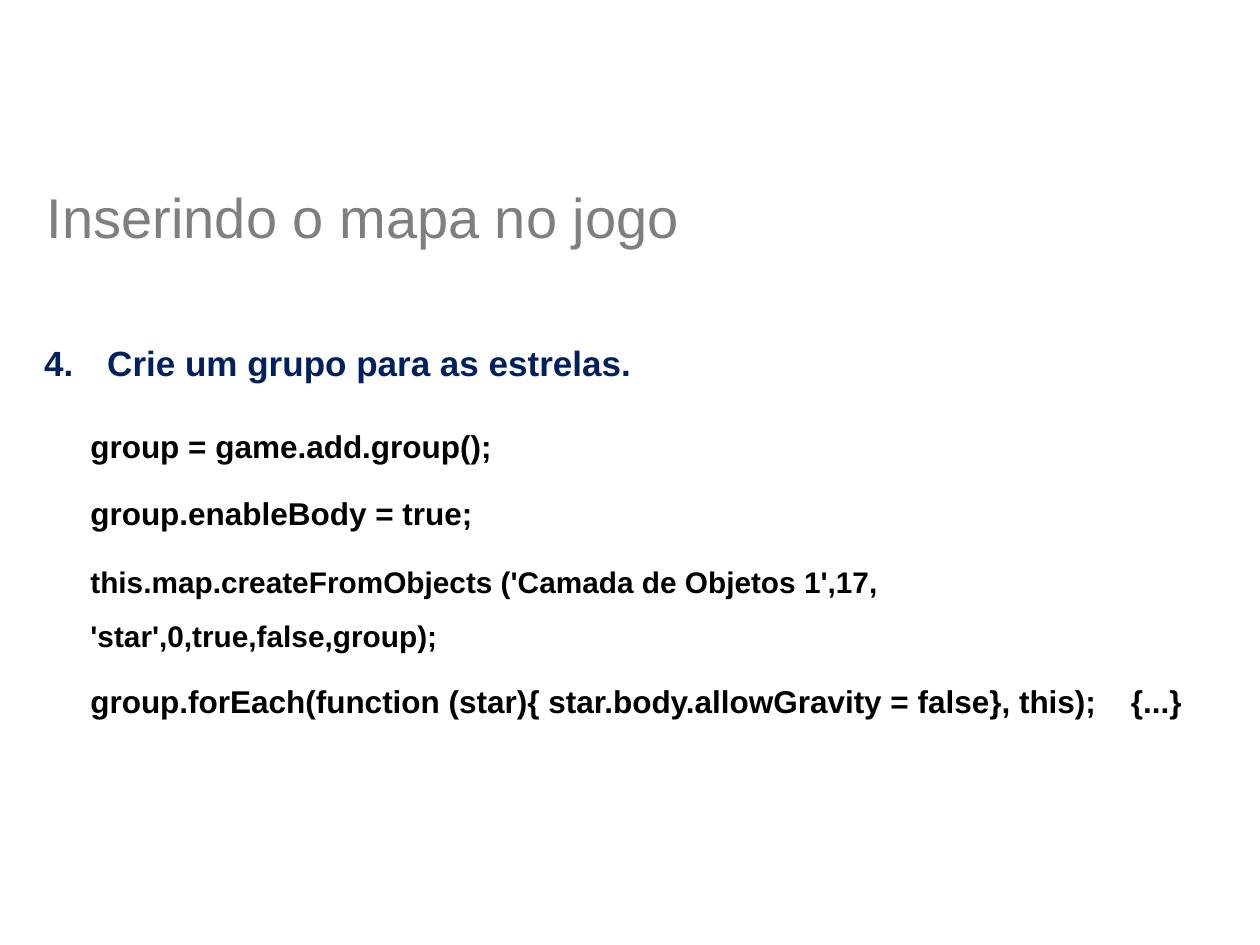
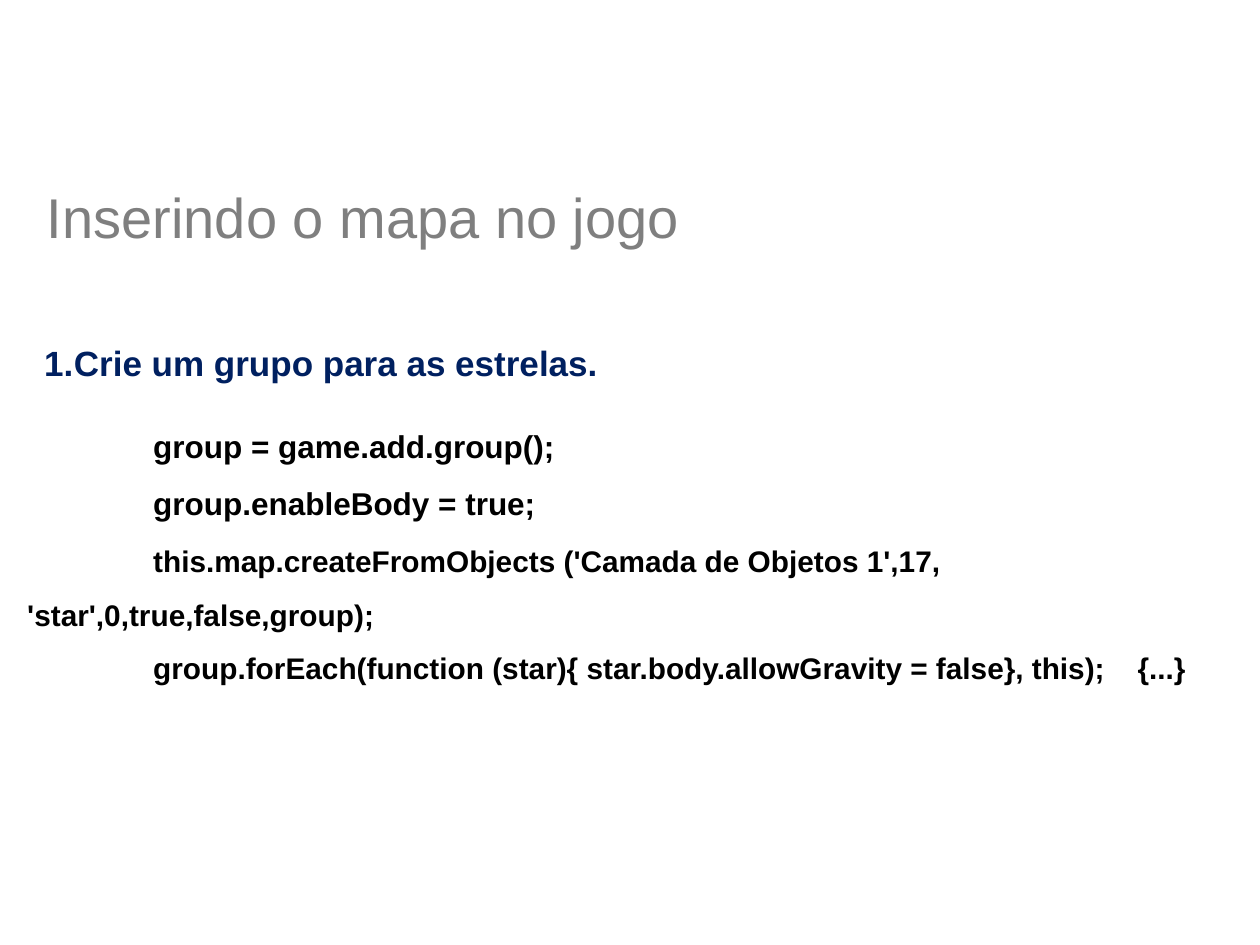
Before and after one commit to jucimarjr/html5games, a slide deck: slide 25 of phaser/tutorial - Tiled Map/Aula TiledMap.pptx. Drawn at 1260x945 pixels with LibreOffice and Linux fonts; fonts in the diff are those of the drawing; background and template pictures are left out. Boxes give left, top, right and bottom in pixels: in the first picture for what was removed or moved away, otherwise in the second. Text is boxed around its words. In the diff, an @@ line names an element or a change of style, - is before the commit and + after.

```diff
--- a/phaser/tutorial - Tiled Map/Aula TiledMap.pptx
+++ b/phaser/tutorial - Tiled Map/Aula TiledMap.pptx
@@ text "Crie um grupo para as ..." at <box>44,350,597,383</box>: indent changed; less space between paragraphs @@
@@ text "group = game.add.group();" at <box>27,435,1105,685</box>: size 18 to 17 pt in "group.forEach(function (star){ star.body.allowGravity = fals ..."; indent changed; less space between paragraphs @@
```
Also in this commit, not shown: 26 other slides changed, 1 other file.
